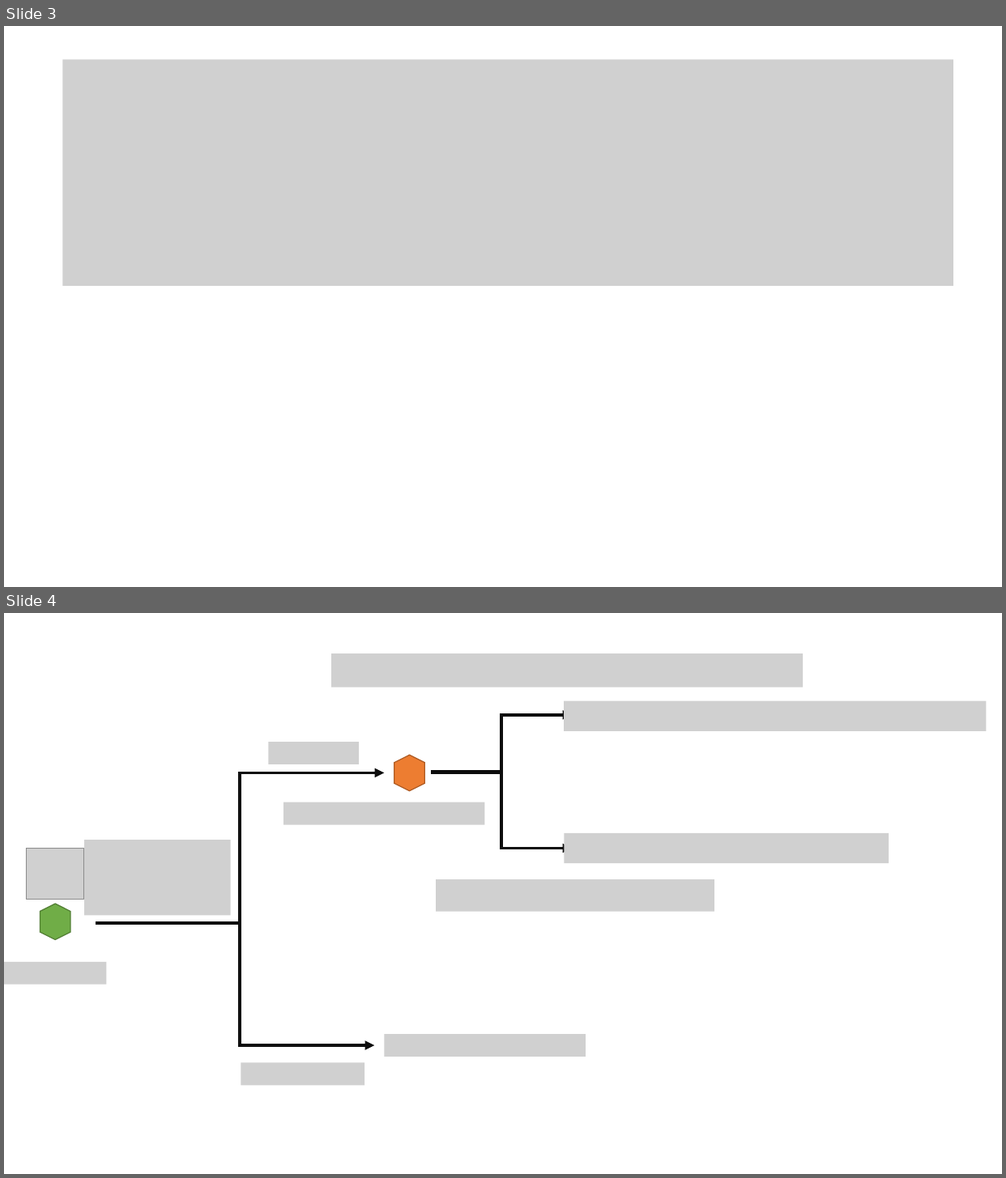
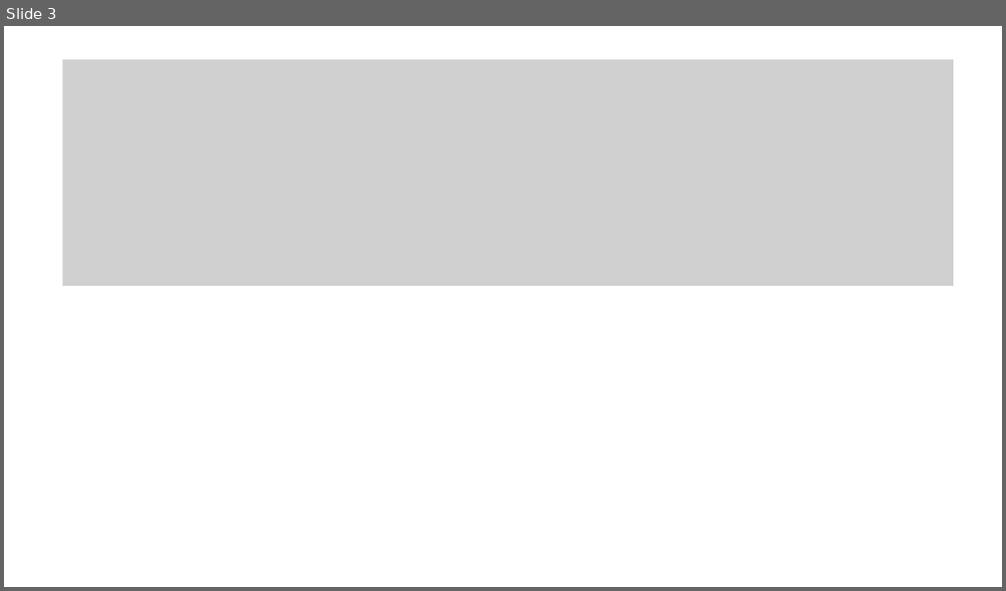
Before and after one commit to marco-yue/KDD_CUP2020, a slide deck: Methodology/01 Modeling.pptx. Shown one above the other, each under a label of ours: slides 3 and 4 before the commit, slide 3 after it. The pictures are 1006x1178 and 1006x591 pixels, drawn with LibreOffice and Linux fonts; fonts in the diff are those of the drawing; grey boxes stand for pictures. Boxes give left, top, right and bottom in pixels: in the first picture for what was removed or moved away, otherwise in the second. Text is boxed around its words. In the diff, an @@ line names an element or a change of style, - is before the commit and + after.

```diff
--- a/Methodology/01 Modeling.pptx
+++ b/Methodology/01 Modeling.pptx
@@ slide 4 removed at (4, 613, 1002, 1174), background #FFFFFF @@
@@ picture removed at (332, 653, 803, 687) @@
@@ picture removed at (564, 701, 987, 731) @@
@@ elbow arrow removed from (431, 772) to (572, 715) @@
@@ picture removed at (268, 742, 359, 764) @@
@@ hexagon removed at (394, 756, 425, 791) @@
@@ elbow arrow removed from (96, 924) to (385, 773) @@
@@ elbow arrow removed from (431, 773) to (572, 848) @@
@@ picture removed at (283, 803, 484, 825) @@
@@ picture removed at (27, 848, 84, 899) @@
@@ picture removed at (84, 840, 230, 915) @@
@@ picture removed at (564, 833, 889, 863) @@
@@ picture removed at (436, 879, 714, 912) @@
@@ hexagon removed at (40, 904, 70, 939) @@
@@ elbow arrow removed from (98, 924) to (374, 1046) @@
@@ picture removed at (4, 962, 107, 984) @@
@@ picture removed at (385, 1034, 586, 1057) @@
@@ picture removed at (241, 1063, 364, 1085) @@
```
Also in this commit, not shown: 2 slides added.
